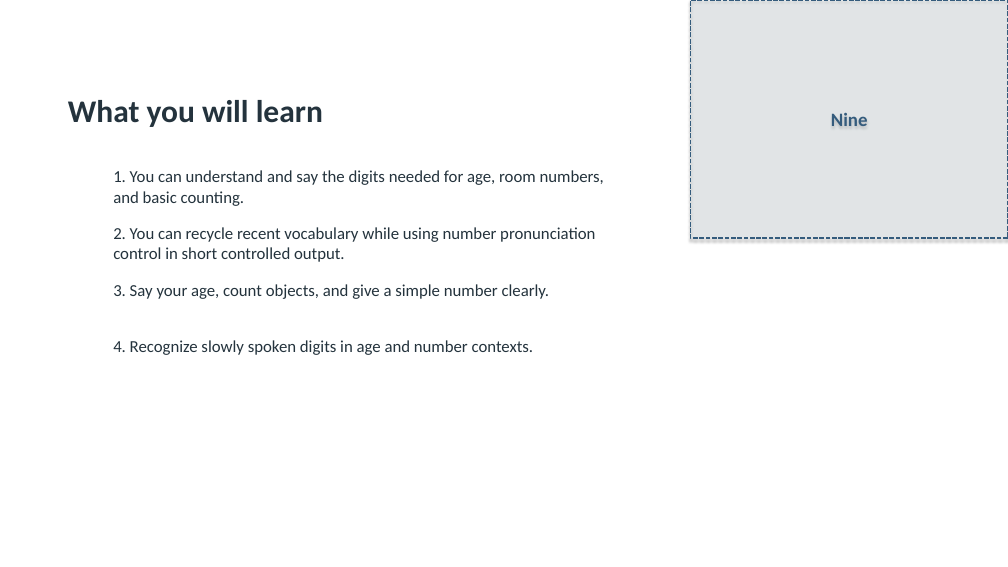
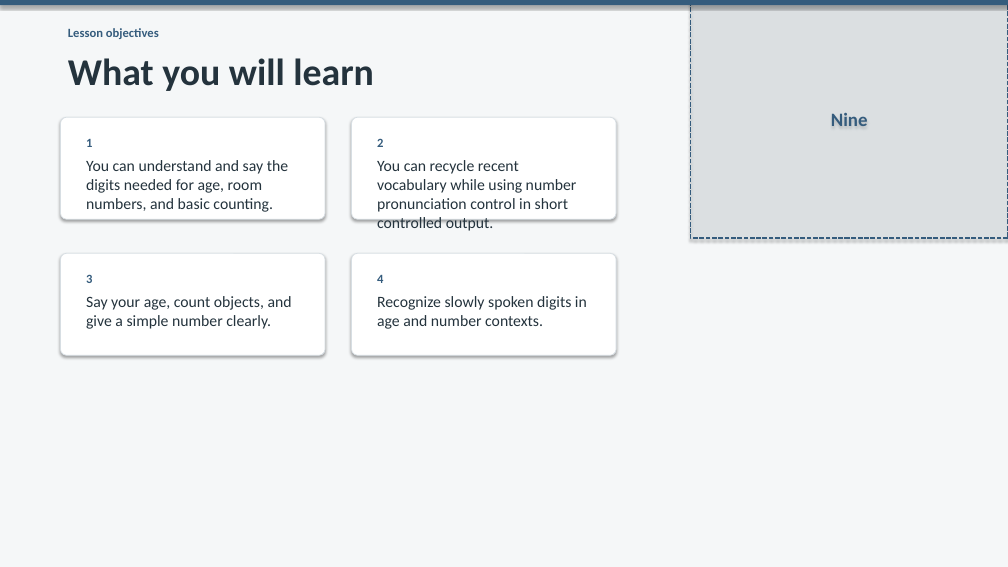
Before and after one commit to OTFTCS/thai-nine, a slide deck: slide 2 of course/modules/M01/L004/M01-L004-canva-deck.pptx. Drawn at 1008x567 pixels with LibreOffice and Linux fonts; fonts in the diff are those of the drawing; background and template pictures are left out. Boxes give left, top, right and bottom in pixels: in the first picture for what was removed or moved away, otherwise in the second. Text is boxed around its words. In the diff, an @@ line names an element or a change of style, - is before the commit and + after.

```diff
--- a/course/modules/M01/L004/M01-L004-canva-deck.pptx
+++ b/course/modules/M01/L004/M01-L004-canva-deck.pptx
@@ background picture (left out) to #F5F7F8 @@
@@ rectangle added at <box>0,0,1008,5</box>, fill #355C7D @@
@@ text added at <box>68,28,159,39</box>, 12 pt, text #355C7D, bold @@
+Lesson objectives
@@ text "What you will learn": place and size @@
-text "What you will learn" at <box>68,100,323,127</box>
+text "What you will learn" at <box>68,58,374,91</box>
@@ text "What you will learn" at <box>68,58,374,91</box>: size 30 to 36 pt @@
@@ rounded rectangle added at <box>60,117,325,219</box>, fill #FFFFFF, outline #D7DEE3 0.75 pt @@
@@ rounded rectangle added at <box>352,117,616,219</box>, fill #FFFFFF, outline #D7DEE3 0.75 pt @@
@@ text added at <box>86,139,92,147</box>, 12 pt, text #355C7D, bold @@
+1
@@ text added at <box>377,138,383,147</box>, 12 pt, text #355C7D, bold @@
+2
@@ text at <box>86,160,288,212</box>: text changed; size 16 to 15 pt @@
-1. You can understand and say the digits needed for age, room numbers, and basic counting.
+You can understand and say the digits needed for age, room numbers, and basic counting.
@@ text at <box>377,160,577,231</box>: text changed; size 16 to 15 pt @@
-2. You can recycle recent vocabulary while using number pronunciation control in short controlled output.
+You can recycle recent vocabulary while using number pronunciation control in short controlled output.
@@ rounded rectangle added at <box>60,253,325,355</box>, fill #FFFFFF, outline #D7DEE3 0.75 pt @@
@@ rounded rectangle added at <box>352,253,616,355</box>, fill #FFFFFF, outline #D7DEE3 0.75 pt @@
@@ text at <box>86,296,292,329</box>: text changed; size 16 to 15 pt @@
-3. Say your age, count objects, and give a simple number clearly.
+Say your age, count objects, and give a simple number clearly.
@@ text added at <box>86,274,92,283</box>, 12 pt, text #355C7D, bold @@
+3
@@ text at <box>377,296,587,329</box>: text changed; size 16 to 15 pt @@
-4. Recognize slowly spoken digits in age and number contexts.
+Recognize slowly spoken digits in age and number contexts.
@@ text added at <box>377,275,383,283</box>, 12 pt, text #355C7D, bold @@
+4
```
Also in this commit, not shown: 8 other slides changed, 1 other file.
